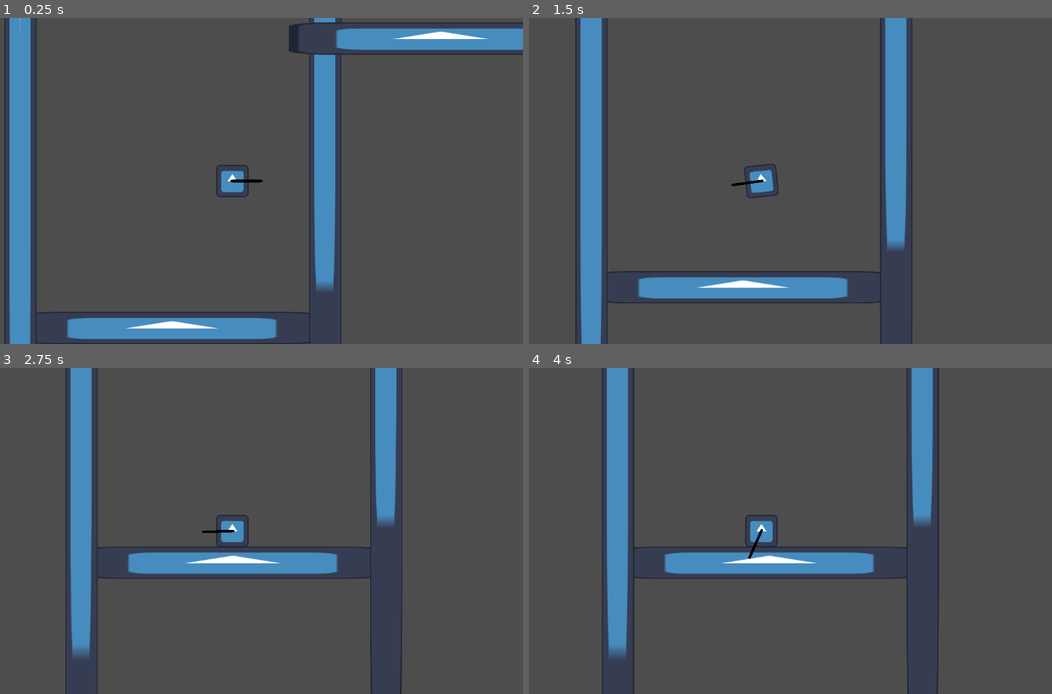
Above: before the commit, frames 1-4 (two rows, left to right).
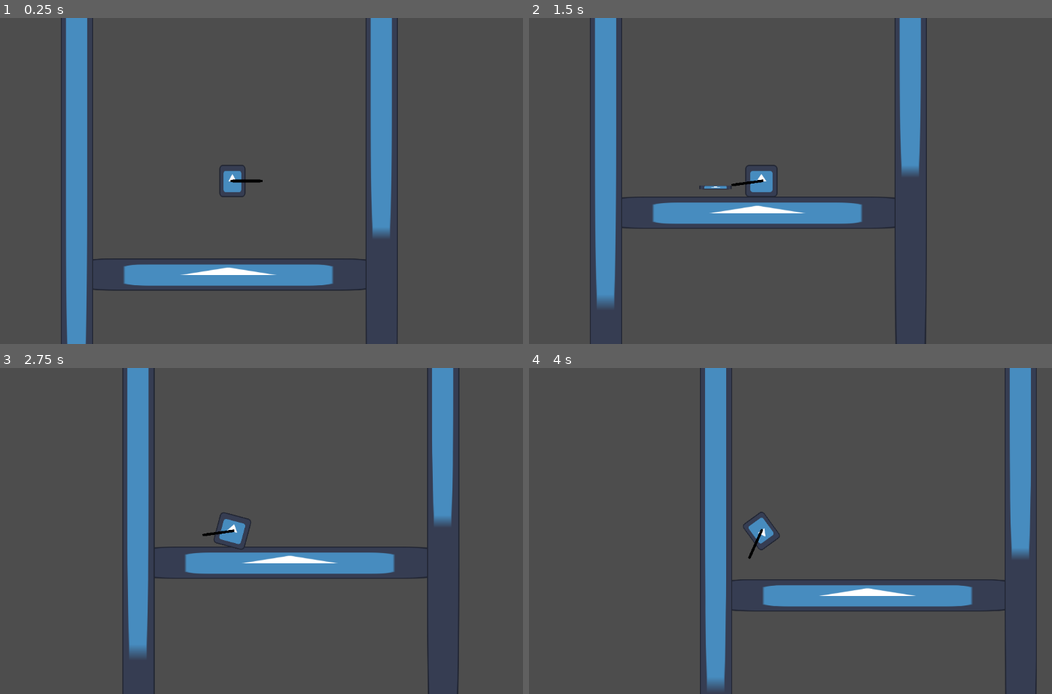
Above: after the commit, the same moments.

Repository: Culdflow/frog_game
Game: Godot game, scene res://test_scenes/slope_test_scene.tscn
The game is run twice, just before and just after one commit, with the same random seed, the same clock (stepped at 60 frames per second) and the same inputs. The project has no main scene, so this scene is started directly. The engine's default icon, where the game draws it, is replaced by a stand-in: a white triangle on a blue panel in a dark square.
Inputs (mouse positions are in pixels of both pictures, inside the frame that each line leads up to):
- Up to frame 1 (0.25 s): no input
- Up to frame 2 (1.5 s): move the mouse to (889, 164) at 0.52 s; hold Space (action_key) 0.53-1.28 s; move the mouse to (644, 197) at 1.27 s; tap Space (action_key) at 1.35 s
- Up to frame 3 (2.75 s): move the mouse to (292, 459) at 2.02 s; hold Space (action_key) from 2.03 s (still down)
- Up to frame 4 (4 s): move the mouse to (732, 596) at 2.77 s; release Space (action_key) at 2.78 s; tap Space (action_key) at 2.85 s; tap Enter at 3.5 s; move the mouse to (936, 579) at 3.52 s; hold Space (action_key) from 3.53 s (still down)

The runs differ from the first frame. In frame 1, 23% of the frame differs, in the area x 0-100%, y 0-100%; in frame 2, 17%; in frame 3, 15%; in frame 4, 20%.

Commit message:
mechas done fr

Diff:
--- a/Objects/frog.tscn
+++ b/Objects/frog.tscn
@@ -7,15 +7,202 @@
 [ext_resource type="Script" uid="uid://clxfjvsgbvi0y" path="res://States/chargingState.gd" id="5_fo7tm"]
 [ext_resource type="Script" uid="uid://coekwvwgp6cpm" path="res://States/spitState.gd" id="6_506uw"]
 [ext_resource type="Script" uid="uid://cf1v3tc54pm8y" path="res://States/teleportingState.gd" id="7_jkl5b"]
+[ext_resource type="Script" uid="uid://6drrxq6e3q2i" path="res://States/FallState.gd" id="8_my3nw"]
+[ext_resource type="Script" uid="uid://bm0s6yxk14pu6" path="res://States/deadlyFallState.gd" id="9_d8dcx"]
+[ext_resource type="Script" uid="uid://cndy2sasqnnhy" path="res://States/squashState.gd" id="10_087c1"]
 
 [sub_resource type="RectangleShape2D" id="RectangleShape2D_kuh1s"]
 size = Vector2(127, 128)
+
+[sub_resource type="Animation" id="Animation_087c1"]
+resource_name = "idlestate"
+tracks/0/type = "value"
+tracks/0/imported = false
+tracks/0/enabled = true
+tracks/0/path = NodePath("Icon:modulate")
+tracks/0/interp = 1
+tracks/0/loop_wrap = true
+tracks/0/keys = {
+"times": PackedFloat32Array(0),
+"transitions": PackedFloat32Array(1),
+"update": 0,
+"values": [Color(1, 1, 1, 1)]
+}
+tracks/1/type = "value"
+tracks/1/imported = false
+tracks/1/enabled = true
+tracks/1/path = NodePath("Icon:rotation")
+tracks/1/interp = 1
+tracks/1/loop_wrap = true
+tracks/1/keys = {
+"times": PackedFloat32Array(0),
+"transitions": PackedFloat32Array(1),
+"update": 0,
+"values": [0.0]
+}
+tracks/2/type = "value"
+tracks/2/imported = false
+tracks/2/enabled = true
+tracks/2/path = NodePath("Icon:scale")
+tracks/2/interp = 1
+tracks/2/loop_wrap = true
+tracks/2/keys = {
+"times": PackedFloat32Array(0),
+"transitions": PackedFloat32Array(1),
+"update": 0,
+"values": [Vector2(1, 1)]
+}
+
+[sub_resource type="Animation" id="Animation_fny7c"]
+resource_name = "squashstate"
+tracks/0/type = "value"
+tracks/0/imported = false
+tracks/0/enabled = true
+tracks/0/path = NodePath("Icon:modulate")
+tracks/0/interp = 1
+tracks/0/loop_wrap = true
+tracks/0/keys = {
+"times": PackedFloat32Array(0),
+"transitions": PackedFloat32Array(1),
+"update": 0,
+"values": [Color(0.370884, 0.022002, 0.106331, 1)]
+}
+
+[sub_resource type="Animation" id="Animation_0nkt8"]
+length = 0.001
+tracks/0/type = "value"
+tracks/0/imported = false
+tracks/0/enabled = true
+tracks/0/path = NodePath("Icon:modulate")
+tracks/0/interp = 1
+tracks/0/loop_wrap = true
+tracks/0/keys = {
+"times": PackedFloat32Array(0),
+"transitions": PackedFloat32Array(1),
+"update": 0,
+"values": [Color(1, 1, 1, 1)]
+}
+tracks/1/type = "value"
+tracks/1/imported = false
+tracks/1/enabled = true
+tracks/1/path = NodePath("Icon:rotation")
+tracks/1/interp = 1
+tracks/1/loop_wrap = true
+tracks/1/keys = {
+"times": PackedFloat32Array(0),
+"transitions": PackedFloat32Array(1),
+"update": 0,
+"values": [0.0]
+}
+tracks/2/type = "value"
+tracks/2/imported = false
+tracks/2/enabled = true
+tracks/2/path = NodePath("Icon:scale")
+tracks/2/interp = 1
+tracks/2/loop_wrap = true
+tracks/2/keys = {
+"times": PackedFloat32Array(0),
+"transitions": PackedFloat32Array(1),
+"update": 0,
+"values": [Vector2(1, 1)]
+}
+
+[sub_resource type="Animation" id="Animation_xtxdh"]
+resource_name = "chargingstate"
+length = 0.1
+loop_mode = 1
+tracks/0/type = "value"
+tracks/0/imported = false
+tracks/0/enabled = true
+tracks/0/path = NodePath("Icon:rotation")
+tracks/0/interp = 1
+tracks/0/loop_wrap = true
+tracks/0/keys = {
+"times": PackedFloat32Array(0, 0.1),
+"transitions": PackedFloat32Array(1, 1),
+"update": 0,
+"values": [-0.261799, 0.261799]
+}
+
+[sub_resource type="Animation" id="Animation_niil7"]
+resource_name = "spitstate"
+length = 0.1
+tracks/0/type = "value"
+tracks/0/imported = false
+tracks/0/enabled = true
+tracks/0/path = NodePath("Icon:scale")
+tracks/0/interp = 1
+tracks/0/loop_wrap = true
+tracks/0/keys = {
+"times": PackedFloat32Array(0, 0.1),
+"transitions": PackedFloat32Array(2.37842, 0.0089742),
+"update": 0,
+"values": [Vector2(1, 1), Vector2(1, 0.2)]
+}
+
+[sub_resource type="Animation" id="Animation_w1j4w"]
+resource_name = "fallstate"
+tracks/0/type = "value"
+tracks/0/imported = false
+tracks/0/enabled = true
+tracks/0/path = NodePath("Icon:scale")
+tracks/0/interp = 1
+tracks/0/loop_wrap = true
+tracks/0/keys = {
+"times": PackedFloat32Array(0),
+"transitions": PackedFloat32Array(1),
+"update": 0,
+"values": [Vector2(0.8, 1)]
+}
+
+[sub_resource type="Animation" id="Animation_l4qm5"]
+resource_name = "deadlyfallstate"
+tracks/0/type = "value"
+tracks/0/imported = false
+tracks/0/enabled = true
+tracks/0/path = NodePath("Icon:scale")
+tracks/0/interp = 1
+tracks/0/loop_wrap = true
+tracks/0/keys = {
+"times": PackedFloat32Array(0),
+"transitions": PackedFloat32Array(1),
+"update": 0,
+"values": [Vector2(0.4, 1)]
+}
+
+[sub_resource type="Animation" id="Animation_4t42x"]
+resource_name = "teleportingstate"
+length = 0.5
+loop_mode = 1
+tracks/0/type = "value"
+tracks/0/imported = false
+tracks/0/enabled = true
+tracks/0/path = NodePath("Icon:rotation")
+tracks/0/interp = 1
+tracks/0/loop_wrap = true
+tracks/0/keys = {
+"times": PackedFloat32Array(0, 0.5),
+"transitions": PackedFloat32Array(1, 1),
+"update": 0,
+"values": [0.0, 6.28319]
+}
+
+[sub_resource type="AnimationLibrary" id="AnimationLibrary_0nkt8"]
+_data = {
+&"RESET": SubResource("Animation_0nkt8"),
+&"chargingstate": SubResource("Animation_xtxdh"),
+&"deadlyfallstate": SubResource("Animation_l4qm5"),
+&"fallstate": SubResource("Animation_w1j4w"),
+&"idlestate": SubResource("Animation_087c1"),
+&"spitstate": SubResource("Animation_niil7"),
+&"squashstate": SubResource("Animation_fny7c"),
+&"teleportingstate": SubResource("Animation_4t42x")
+}
 
 [node name="Frog" type="CharacterBody2D" node_paths=PackedStringArray("spitAngle")]
 collision_mask = 2
 script = ExtResource("1_kuh1s")
 spitAngle = NodePath("spitAngle")
-gravity_speed_addr = 1000
 max_fall_speed = 10000
 
 [node name="Icon" type="Sprite2D" parent="."]
@@ -25,9 +212,10 @@
 position = Vector2(0.5, 1)
 shape = SubResource("RectangleShape2D_kuh1s")
 
-[node name="StateMachine" type="Node" parent="." node_paths=PackedStringArray("initial_state", "player")]
+[node name="StateMachine" type="Node" parent="." node_paths=PackedStringArray("initial_state", "animPlayer", "player")]
 script = ExtResource("3_ii6tf")
 initial_state = NodePath("IdleState")
+animPlayer = NodePath("../AnimationPlayer")
 player = NodePath("..")
 metadata/_custom_type_script = "uid://ckyp1lb52okf6"
 
@@ -42,9 +230,10 @@
 player = NodePath("../..")
 metadata/_custom_type_script = "uid://clxfjvsgbvi0y"
 
-[node name="SpitState" type="Node" parent="StateMachine" node_paths=PackedStringArray("player")]
+[node name="SpitState" type="Node" parent="StateMachine" node_paths=PackedStringArray("statemachine", "player")]
 script = ExtResource("6_506uw")
 dist_multiplier = 20
+statemachine = NodePath("..")
 player = NodePath("../..")
 metadata/_custom_type_script = "uid://coekwvwgp6cpm"
 
@@ -53,6 +242,21 @@
 tp_speed = 3000
 player = NodePath("../..")
 metadata/_custom_type_script = "uid://cf1v3tc54pm8y"
+
+[node name="FallState" type="Node" parent="StateMachine" node_paths=PackedStringArray("player")]
+script = ExtResource("8_my3nw")
+player = NodePath("../..")
+metadata/_custom_type_script = "uid://6drrxq6e3q2i"
+
+[node name="DeadlyFallState" type="Node" parent="StateMachine" node_paths=PackedStringArray("player")]
+script = ExtResource("9_d8dcx")
+player = NodePath("../..")
+metadata/_custom_type_script = "uid://bm0s6yxk14pu6"
+
+[node name="SquashState" type="Node" parent="StateMachine" node_paths=PackedStringArray("player")]
+script = ExtResource("10_087c1")
+player = NodePath("../..")
+metadata/_custom_type_script = "uid://cndy2sasqnnhy"
 
 [node name="spitAngle" type="Node2D" parent="."]
 
@@ -61,3 +265,8 @@
 position = Vector2(56, 0)
 scale = Vector2(1, 0.0799996)
 texture = ExtResource("1_vwpa2")
+
+[node name="AnimationPlayer" type="AnimationPlayer" parent="."]
+libraries = {
+&"": SubResource("AnimationLibrary_0nkt8")
+}
--- /dev/null
+++ b/States/FallState.gd
@@ -0,0 +1,18 @@
+extends State
+class_name FallState
+
+func _enter():
+	print("[ENTER]: fall")
+
+func _exit():
+	print("[EXITED]: fall")
+
+func _update(_delta: float):
+	if (Input.is_action_just_pressed("action_key") && player.isThrowing && player.boom):
+		Transitioned.emit(self, "teleportingstate")
+
+func _physics_update(_delta: float):
+	if (player.velocity.y >= player.max_fall_speed):
+		Transitioned.emit(self, "deadlyfallstate")
+	if (player.is_on_floor()):
+		Transitioned.emit(self, "idlestate")
--- a/States/IdleState.gd
+++ b/States/IdleState.gd
@@ -14,6 +14,8 @@
 			Transitioned.emit(self, "chargingstate")
 	if (Input.is_action_just_pressed("action_key") && player.isThrowing && player.boom):
 		Transitioned.emit(self, "teleportingstate")
+	if (player.velocity.y > 10):
+		Transitioned.emit(self, "fallstate")
 
 func _physics_update(_delta: float):
 	pass
--- /dev/null
+++ b/States/deadlyFallState.gd
@@ -0,0 +1,16 @@
+extends State
+class_name  DeadlyFallState
+
+func _enter():
+	print("[ENTER]: deadly fall")
+
+func _exit():
+	print("[EXITED]: deadly fall")
+
+func _update(_delta: float):
+	if (Input.is_action_just_pressed("action_key") && player.isThrowing && player.boom):
+		Transitioned.emit(self, "teleportingstate")
+
+func _physics_update(_delta: float):
+	if (player.is_on_floor()):
+		Transitioned.emit(self, "squashstate")
--- a/States/spitState.gd
+++ b/States/spitState.gd
@@ -4,6 +4,10 @@
 var boomerang = preload("res://Objects/boomerang.tscn")
 var norm_vec_boom: Vector2 = Vector2.ZERO
 @export var dist_multiplier := 10
+@export var statemachine: StateMachine
+
+func _ready() -> void:
+	statemachine.animPlayer.animation_finished.connect(anim_fin)
 
 func _enter():
 	print("[ENTER]: spit")
@@ -16,6 +20,8 @@
 	player.boom = boomerang_instance
 	print(player.boom)
 	boomerang_instance._start(norm_vec_boom, player.chargeAmount * dist_multiplier, player, player.global_position)
+
+func anim_fin(anim):
 	Transitioned.emit(self, "idlestate")
 
 func _exit():
--- /dev/null
+++ b/States/squashState.gd
@@ -0,0 +1,20 @@
+extends State
+class_name SquashState
+
+@export var squash_time:float = 2.0
+
+func _enter():
+	print("[ENTER]: squash")
+	get_tree().create_timer(squash_time).timeout.connect(timer_finished)
+
+func timer_finished():
+	Transitioned.emit(self, "idlestate")
+
+func _exit():
+	print("[EXITED]: squash")
+
+func _update(_delta: float):
+	pass
+
+func _physics_update(_delta: float):
+	pass
--- a/scripts/StateMachine.gd
+++ b/scripts/StateMachine.gd
@@ -15,7 +15,7 @@
 	if initial_state:
 		initial_state._enter()
 		current_state = initial_state
-		#animPlayer.play(current_state.name.to_lower())
+		animPlayer.play(current_state.name.to_lower())
 
 func _process(delta: float) -> void:
 	if current_state:
@@ -35,4 +35,4 @@
 		current_state._exit()
 	current_state = new_state
 	new_state._enter()
-	#animPlayer.play(current_state.name.to_lower())
+	animPlayer.play(current_state.name.to_lower())
--- a/scripts/frog.gd
+++ b/scripts/frog.gd
@@ -36,6 +36,6 @@
 			velocity.x = move_toward(velocity.x, 0, friction)
 			velocity.y = 0
 	else:
+		velocity.y += gravity_speed_addr
 		velocity.y = min(velocity.y + gravity_speed_addr * delta, max_fall_speed)
-
 	move_and_slide()
--- a/test_scenes/slope_test_scene.tscn
+++ b/test_scenes/slope_test_scene.tscn
@@ -245,10 +245,8 @@
 shape = SubResource("SegmentShape2D_q0du1")
 
 [node name="Frog" parent="." instance=ExtResource("3_kkylo")]
-position = Vector2(816, -20)
-friction = 1000
-rotation_lerp = 10.0
-slide_speed = 120.0
+position = Vector2(592, 23)
+max_fall_speed = 5000
 
 [node name="Camera2D" type="Camera2D" parent="Frog"]
 zoom = Vector2(0.5, 0.5)
Not shown: 1 places in Objects/frog.tscn that only renumber resources
Not shown, added: States/FallState.gd.uid
Not shown, added: States/deadlyFallState.gd.uid
Not shown, added: States/squashState.gd.uid
